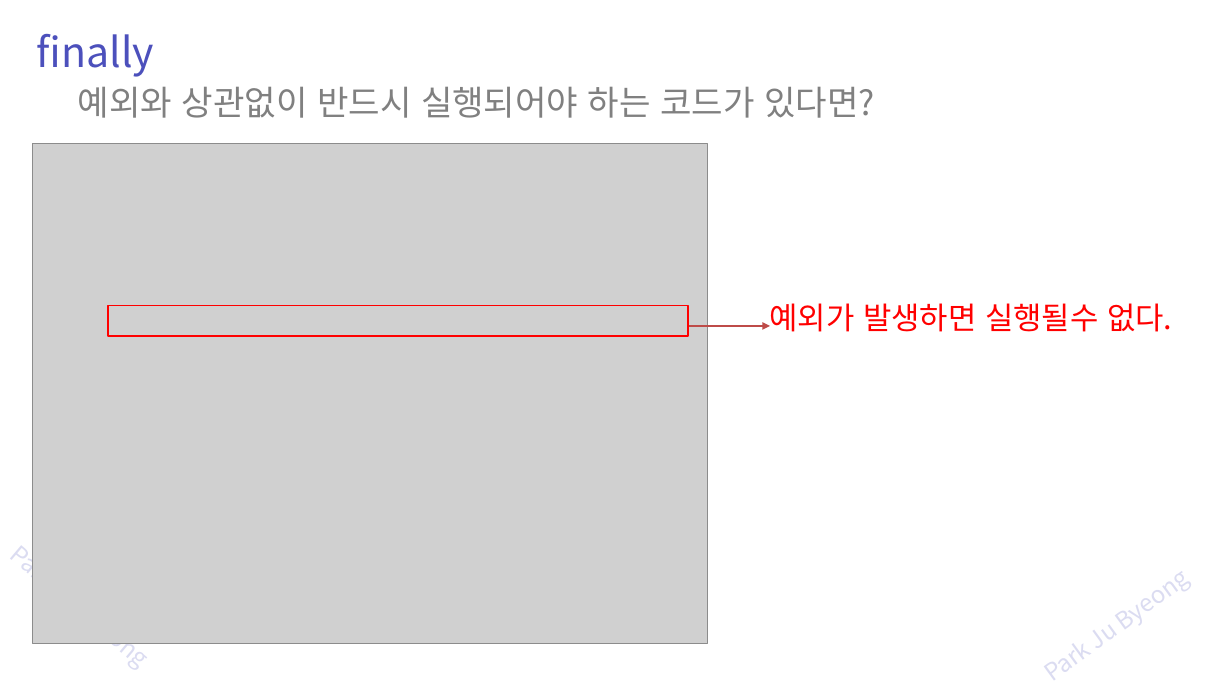
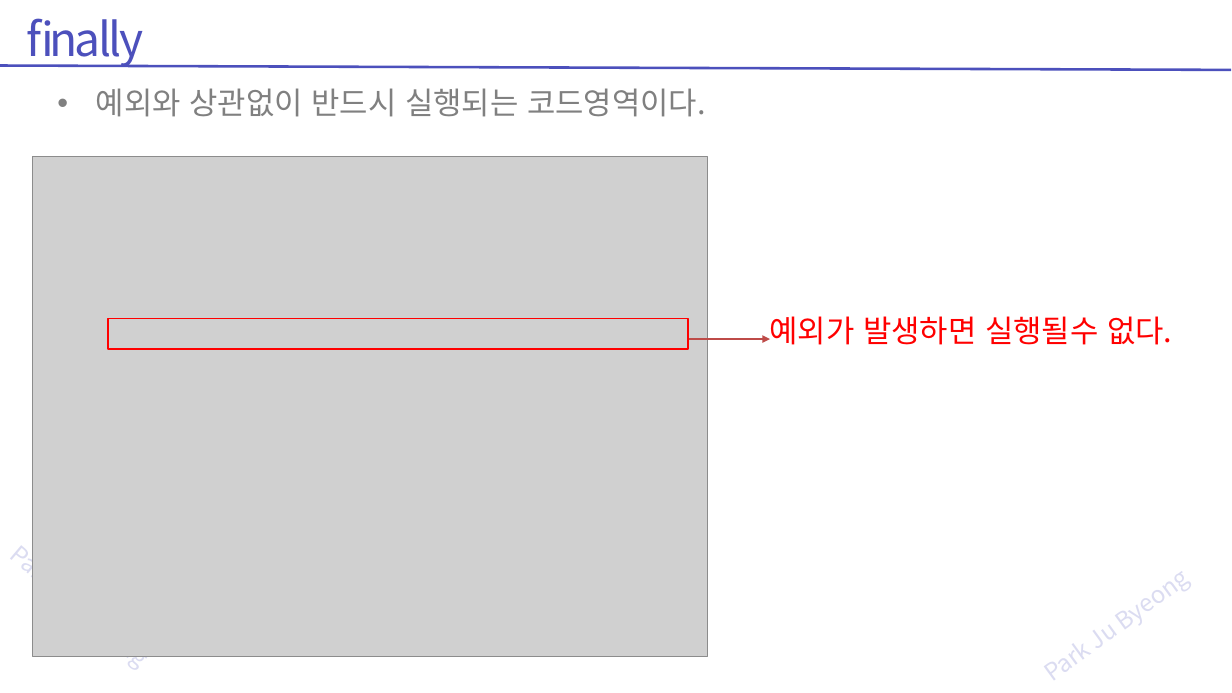
Before and after one commit to zest132/JavaLecture, a slide deck: slide 25 of JavaLecture/LectureFile/java 12강 예외처리.pptx. Drawn at 1232x693 pixels with LibreOffice and Linux fonts; fonts in the diff are those of the drawing; grey boxes stand for pictures. Boxes give left, top, right and bottom in pixels: in the first picture for what was removed or moved away, otherwise in the second. Text is boxed around its words. In the diff, an @@ line names an element or a change of style, - is before the commit and + after.

```diff
--- a/JavaLecture/LectureFile/java 12강 예외처리.pptx
+++ b/JavaLecture/LectureFile/java 12강 예외처리.pptx
@@ text "finally": place and size @@
-text "finally" at bbox=[37, 34, 154, 77]
+text "finally" at bbox=[27, 18, 144, 68]
@@ text "finally" at bbox=[27, 18, 144, 68]: size 48 to 54 pt, letter spacing 0 to -3 pt @@
@@ line added from (1231, 70) to (0, 65), #4C50BC 3 pt @@
@@ text at bbox=[96, 88, 706, 117]: text changed; size 40 to 36 pt @@
-예외와 상관없이 반드시 실행되어야 하는 코드가 있다면?
+• 예외와 상관없이 반드시 실행되는 코드영역이다.
@@ picture: place and size @@
-picture at bbox=[33, 144, 707, 643]
+picture at bbox=[33, 156, 707, 656]
@@ rectangle: place and size @@
-rectangle at bbox=[108, 306, 688, 336]
+rectangle at bbox=[108, 318, 688, 349]
@@ text "예외가 발생하면 실행될수 없다.": place and size @@
-text "예외가 발생하면 실행될수 없다." at bbox=[770, 303, 1172, 332]
+text "예외가 발생하면 실행될수 없다." at bbox=[770, 316, 1172, 345]
@@ arrow moved from (688, 326) - (770, 326) to (688, 339) - (770, 339) @@
```
Also in this commit, not shown: 35 other slides changed, 8 slides added, 3 slides removed, 17 other files.
